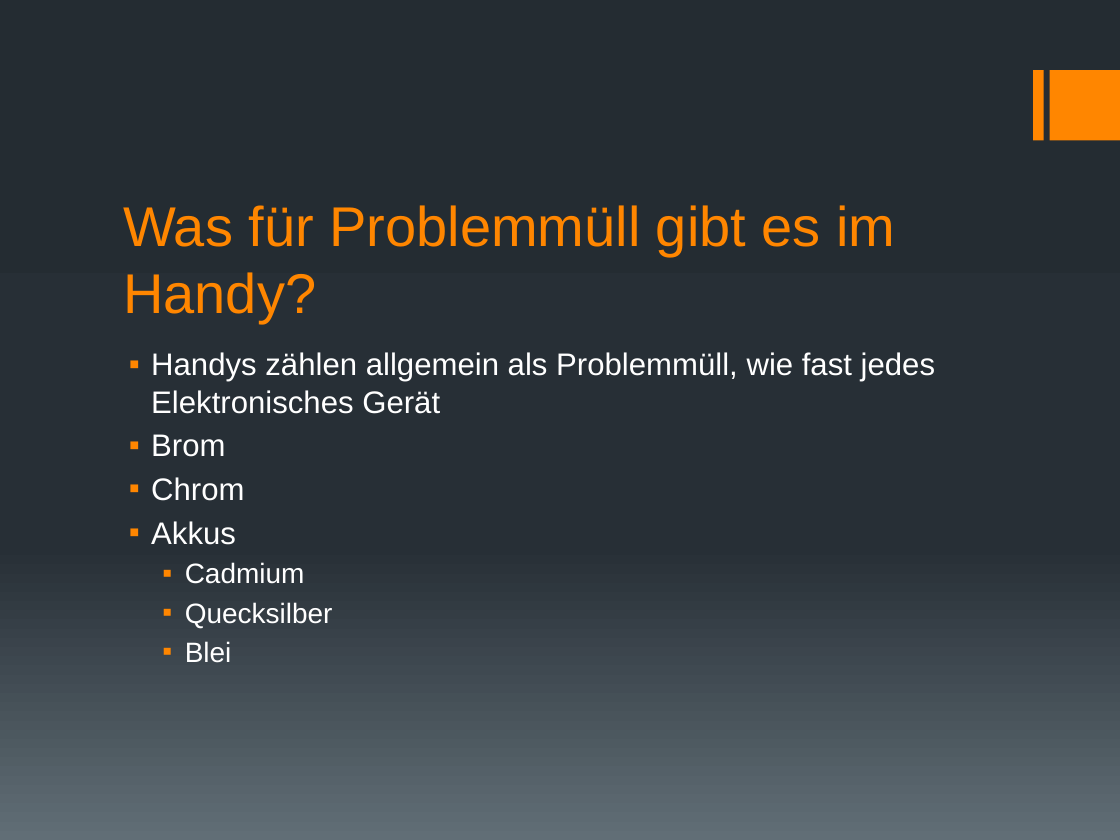
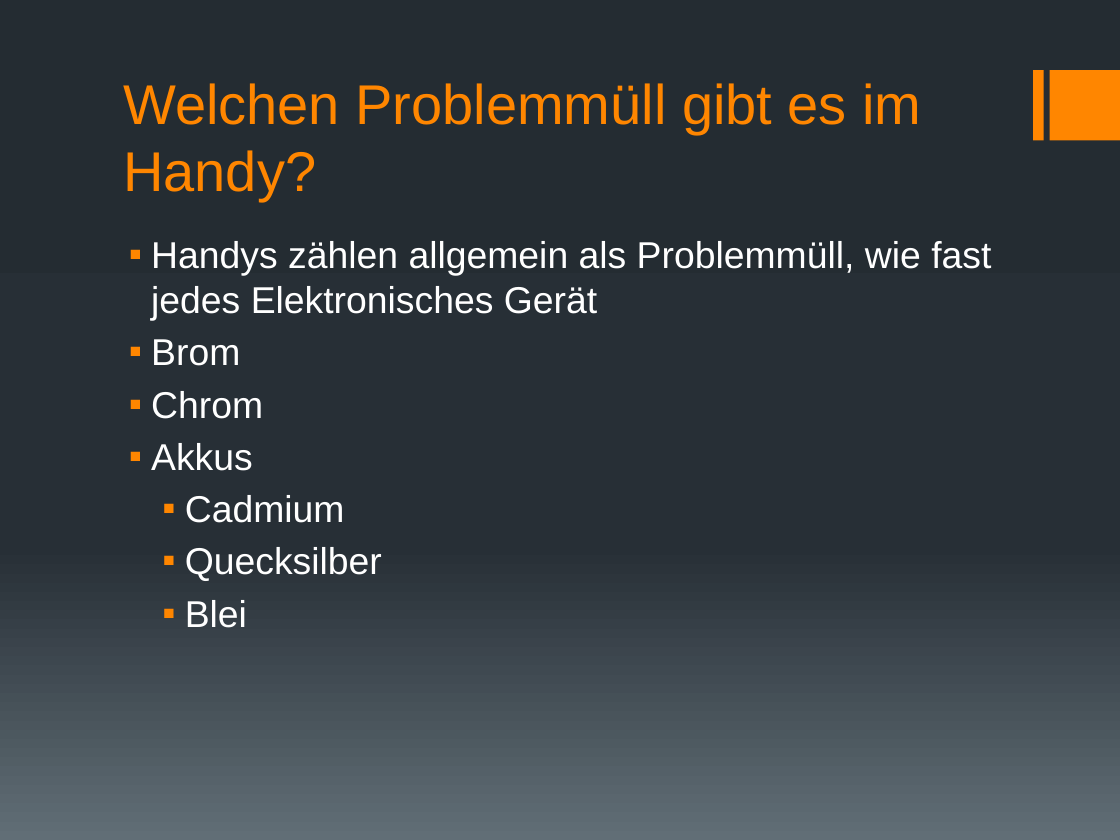
Before and after one commit to GymWenFLL/tpp_presentation, a slide deck: slide 4 of Gesamtpräsentation.pptx (slide 12 before the commit). Drawn at 1120x840 pixels with LibreOffice and Linux fonts; fonts in the diff are those of the drawing. Boxes give left, top, right and bottom in pixels: in the first picture for what was removed or moved away, otherwise in the second. Text is boxed around its words. In the diff, an @@ line names an element or a change of style, - is before the commit and + after.

```diff
--- a/Gesamtpräsentation.pptx
+++ b/Gesamtpräsentation.pptx
@@ title at [123, 83, 921, 201]: text changed @@
-Was für Problemmüll gibt es im Handy?
+Welchen Problemmüll gibt es im Handy?
@@ text "Handys zählen allgemein als Problemmüll, ...": place and size @@
-text "Handys zählen allgemein als Problemmüll, ..." at [151, 352, 935, 663]
+text "Handys zählen allgemein als Problemmüll, ..." at [151, 241, 991, 628]
@@ text "Handys zählen allgemein als Problemmüll, ..." at [151, 241, 991, 628]: size 20 to 24 pt in "Handys zählen allgemein als Problemmüll, wie fast ...", "Brom", "Chrom", "Akkus"; size 18 to 24 pt in "Cadmium", "Quecksilber", "Blei"; more space between paragraphs @@
```
Also in this commit, not shown: 9 other slides changed, 12 slides added, 8 slides removed, 2 other files.
